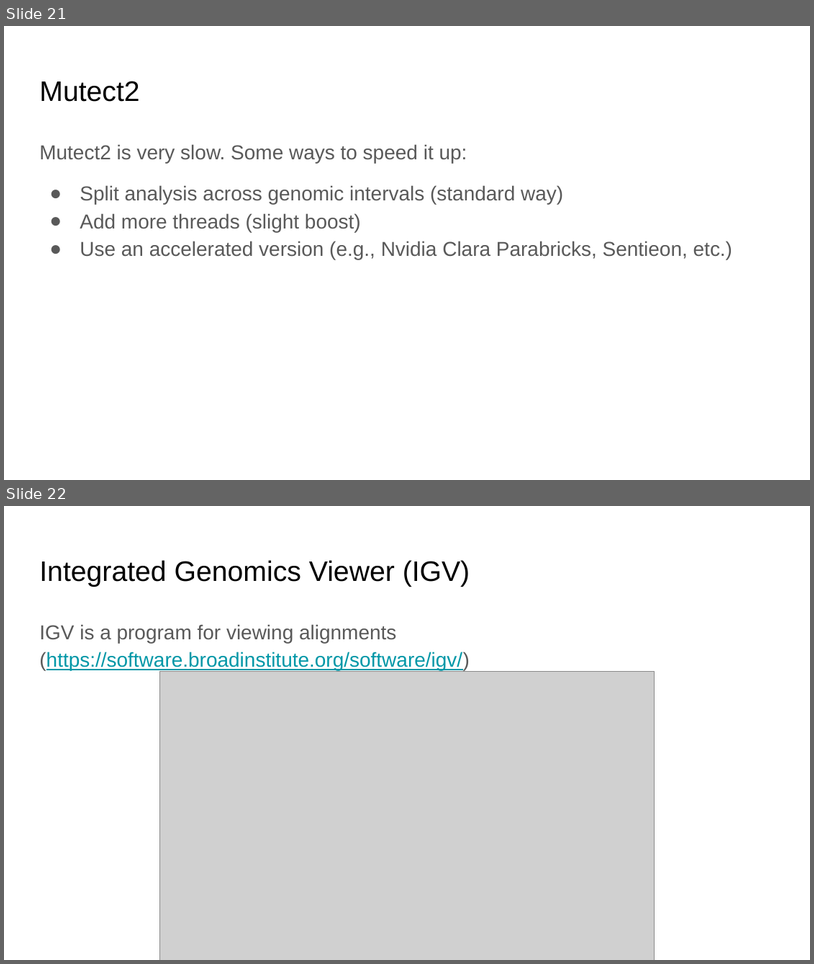
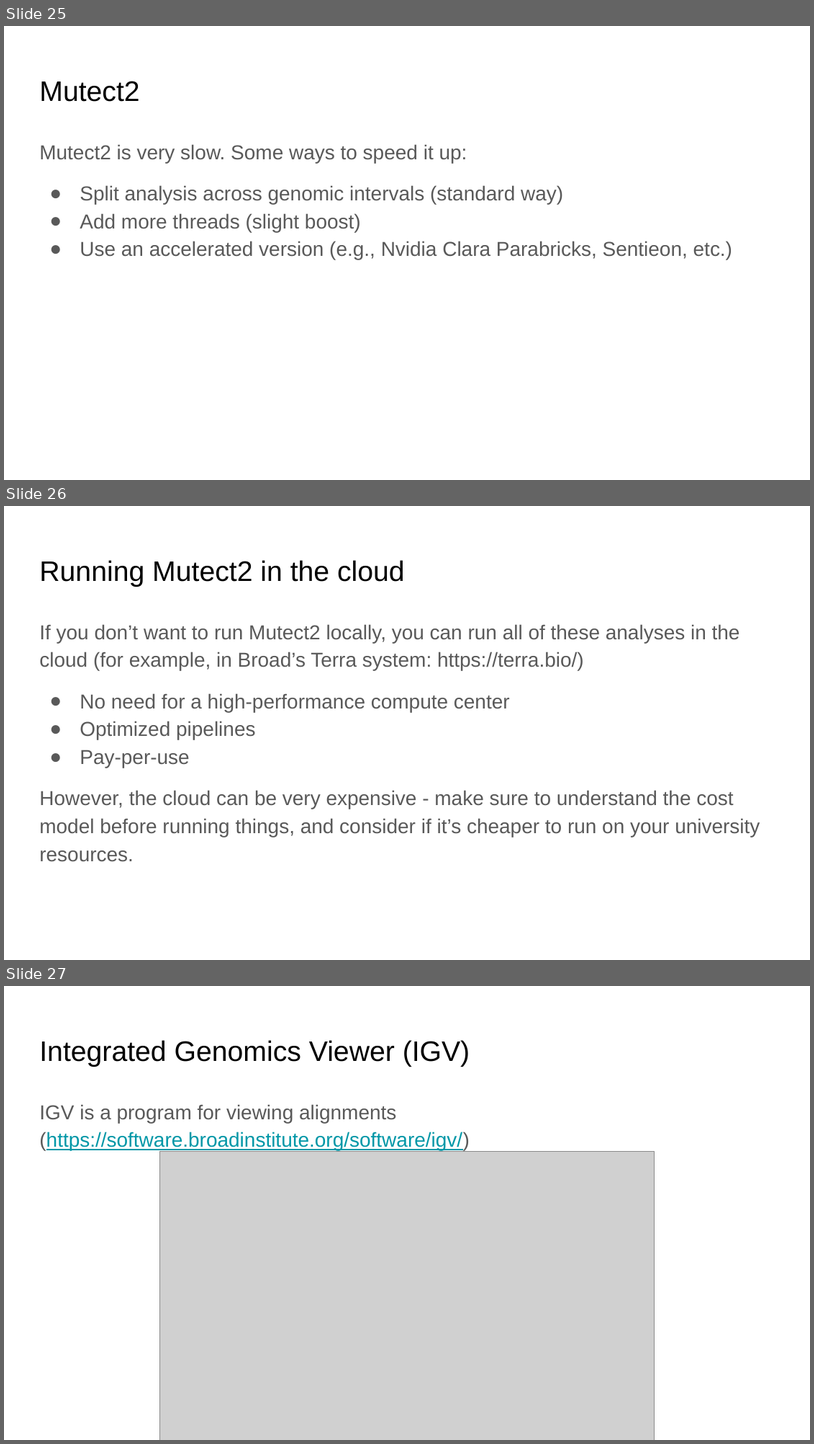
Before and after one commit to WCSCourses/cancer_genome_analysis_africa, a slide deck: modules/Mutation calling/Cancer Genomics Course - Somatic Variant Calling.pptx. Shown one above the other, each under a label of ours: slides 21 and 22 before the commit, slides 25, 26 and 27 after it. The pictures are 814x964 and 814x1444 pixels, drawn with LibreOffice and Linux fonts; fonts in the diff are those of the drawing; grey boxes stand for pictures. Boxes give left, top, right and bottom in pixels: in the first picture for what was removed or moved away, otherwise in the second. Text is boxed around its words. In the diff, an @@ line names an element or a change of style, - is before the commit and + after.

```diff
--- a/modules/Mutation calling/Cancer Genomics Course - Somatic Variant Calling.pptx
+++ b/modules/Mutation calling/Cancer Genomics Course - Somatic Variant Calling.pptx
@@ slide 26 added at box(4, 506, 810, 960), background #FFFFFF @@
@@ title added at box(39, 560, 405, 587), 25.2 pt, text #000000 @@
+Running Mutect2 in the cloud
@@ text added at box(39, 624, 760, 862), 18 pt, text #595959 @@
+If you don’t want to run Mutect2 locally, you can run all of these analyses in the cloud (for example, in Broad’s Terra system: https://terra.bio/)
+● No need for a high-performance compute center
+● Optimized pipelines
+● Pay-per-use
+However, the cloud can be very expensive - make sure to understand the cost model before running things, and consider if it’s cheaper to run on your university resources.
@@ what was slide 21 is now slide 25 @@
@@ what was slide 22 is now slide 27 @@
```
Also in this commit, not shown: 8 slides changed, 5 other slides added, 1 other file.
